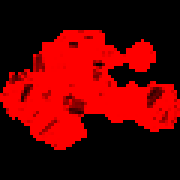
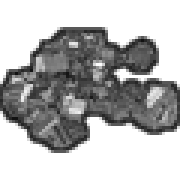
Revision of a layered 180 x 180 image; what changed, layer by layer:
showed "outline", painted on it over [0, 27, 180, 153]
showed "Main" over [0, 30, 180, 150]
hid "reflection" over [0, 30, 180, 150]
hid "color 1" over [0, 30, 180, 150]
hid "bg" over [0, 0, 180, 180]
